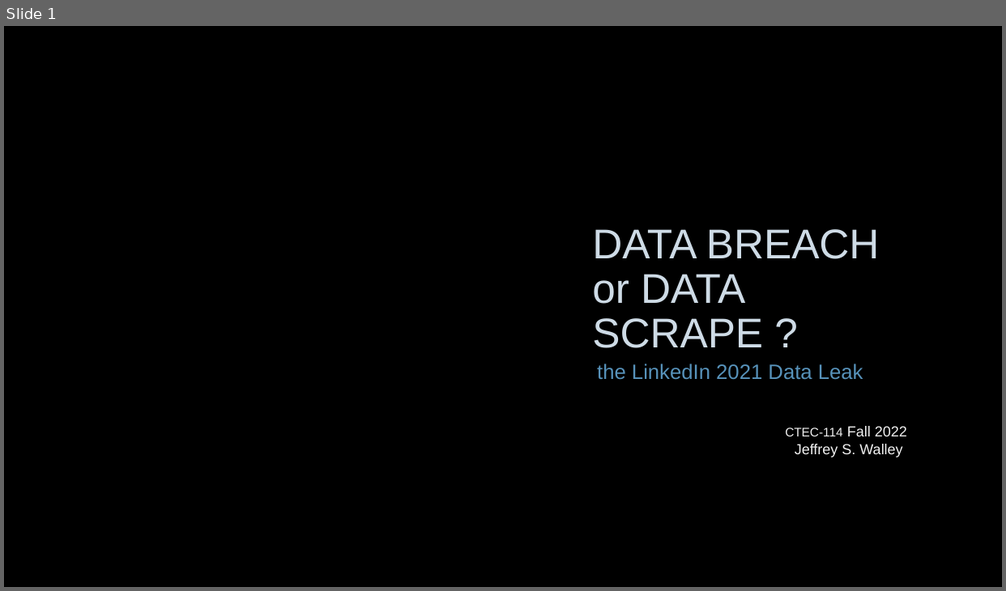
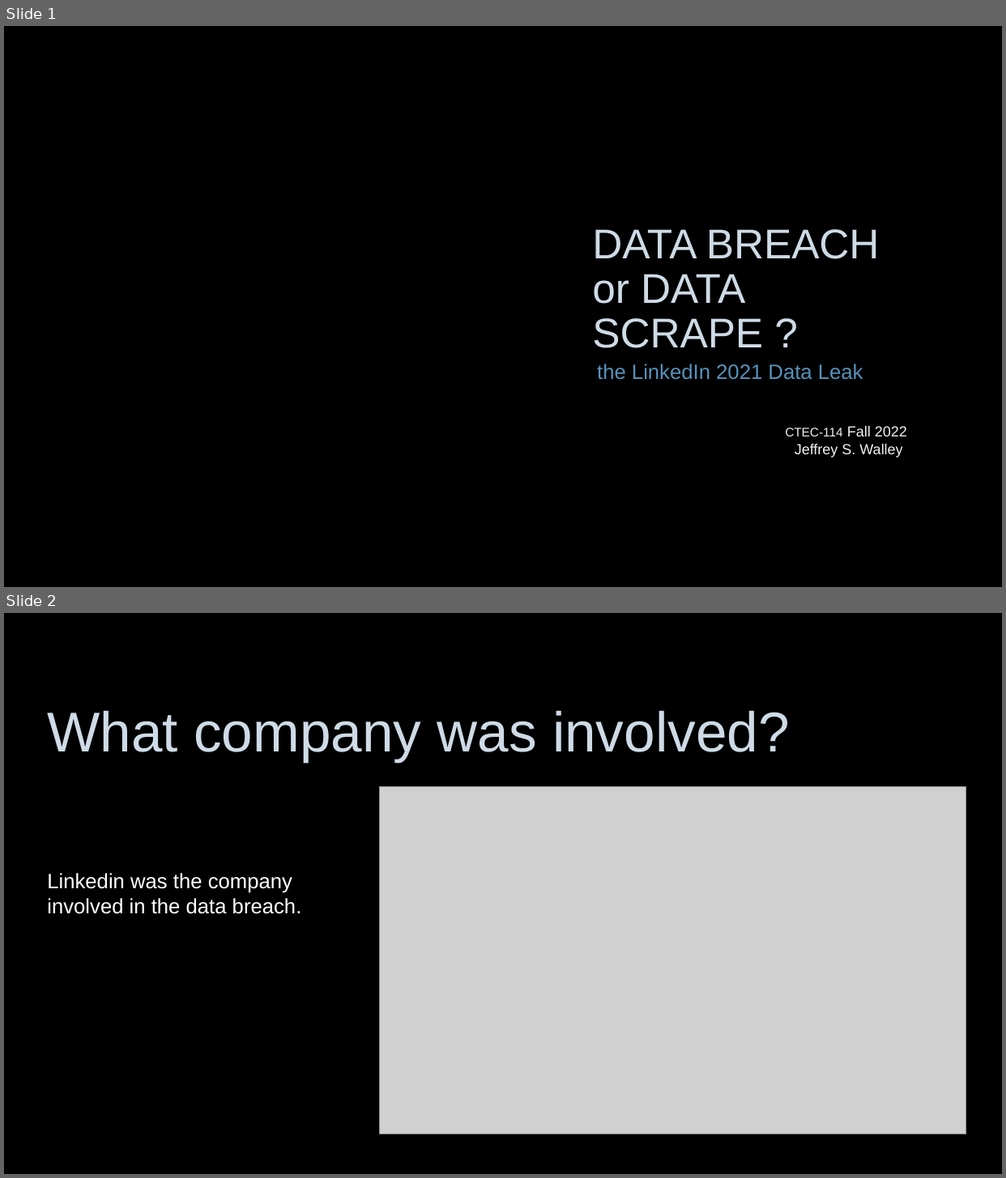
Before and after one commit to Ploppa-Smurph/ctec114_IT_SoftwareSupport, a slide deck: dataBreach.pptx. Shown one above the other, each under a label of ours: slide 1 before the commit, slides 1 and 2 after it. The pictures are 1006x591 and 1006x1178 pixels, drawn with LibreOffice and Linux fonts; fonts in the diff are those of the drawing; grey boxes stand for pictures; background and template pictures are left out. Boxes give left, top, right and bottom in pixels: in the first picture for what was removed or moved away, otherwise in the second. Text is boxed around its words. In the diff, an @@ line names an element or a change of style, - is before the commit and + after.

```diff
--- a/dataBreach.pptx
+++ b/dataBreach.pptx
@@ slide 2 added at [4,613,1002,1174], background picture (left out) @@
@@ title added at [48,710,790,762], 54 pt, text #CEDBE6 @@
+What company was involved?
@@ picture added at [380,786,966,1135] @@
@@ text added at [47,873,302,914], 20 pt, text #FFFFFF @@
+Linkedin was the company involved in the data breach.
```
Also in this commit, not shown: 3 other slides added, 1 slide removed.
